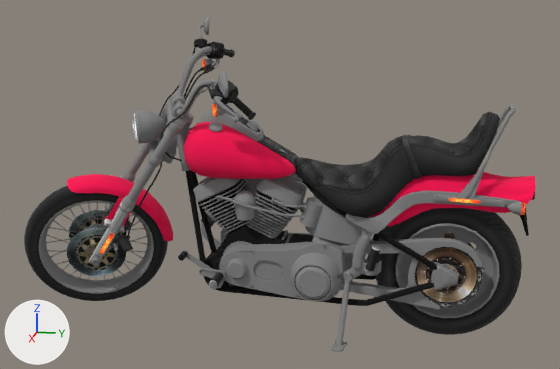
The glTF model assets/260/hd72.glb as it was, and as the next commit left it.
Both versions are drawn from a camera (50 mm lens) standing at (3.23, 0.71, 1.46) and looking at (0.0, 0.06, 0.65). Lighting does not change. The marker at lower left points along +X, +Y and +Z. The first picture is the older version. Where no turn or scale is listed for an object, it has been applied to the vertices. Vertices at exactly the same position are counted once.

Script lines for the objects in view, before the commit:
```python
me_body = bpy.data.meshes.new('body')
me_body.from_pydata(...)  # 22008 vertices, 40909 faces; spans x -0.4..0.4, y -1.13..1.13, z -0.68..0.68
# faces by material slot: [29547, 9682, 1680]
me_body.materials.append(mat_nc_opaque)
me_body.materials.append(mat_nc_opaque_001)
me_body.materials.append(mat_nc_opaque_002)
me_wheel_f = bpy.data.meshes.new('wheel_F')
me_wheel_f.from_pydata(...)  # 3251 vertices, 5776 faces; spans x -0.169..0.169, y -0.286..0.286, z -0.289..0.289
# faces by material slot: [3660, 1896, 220]
me_wheel_f.materials.append(mat_nc_opaque)
me_wheel_f.materials.append(mat_nc_opaque_001)
me_wheel_f.materials.append(mat_nc_opaque_002)
me_wheel_r = bpy.data.meshes.new('wheel_R')
me_wheel_r.from_pydata(...)  # 2889 vertices, 5041 faces; spans x -0.185..0.185, y -0.321..0.321, z -0.332..0.332
# faces by material slot: [4157, 520, 364]
me_wheel_r.materials.append(mat_nc_opaque)
me_wheel_r.materials.append(mat_nc_opaque_001)
me_wheel_r.materials.append(mat_nc_opaque_002)
ob_body = bpy.data.objects.new('body', me_body)
ob_body.location = (0.0, 0.0, 0.676)
ob_wheel_f = bpy.data.objects.new('wheel_F', me_wheel_f)
ob_wheel_f.location = (-0.026, -0.792, 0.343)
ob_wheel_r = bpy.data.objects.new('wheel_R', me_wheel_r)
ob_wheel_r.location = (-0.023, 0.688, 0.335)
# also in view: 'wheel_F_fix' at (0.0, -0.41, 0.81)
```
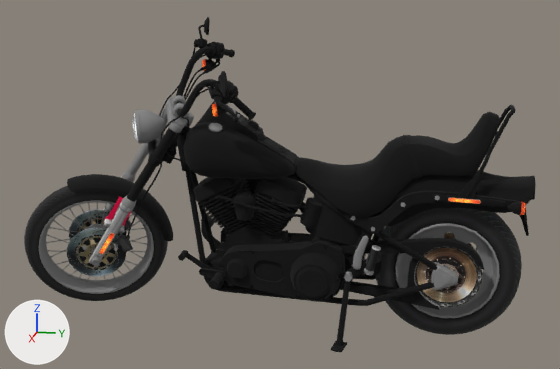
What the commit changed:
me_body has 22008 vertices, 40909 faces and spans x -0.4..0.4, y -1.13..1.13, z -0.68..0.68.
me_body is used by ob_body; location (0.0, 0.0, 0.676).
me_body part 1: 28777 faces centred in x -0.4..0.4, y -0.58..1.13, z -0.67..0.68 are repainted in the vertex colours; the middle colour goes from black #000000 to cyan #7cffff.
me_body part 2: 7068 faces centred in x -0.33..0.25, y -0.89..1.12, z -0.51..0.58 are repainted in the vertex colours; the middle colour goes from black #000000 to purple #cb00ff.
me_body part 3: 5064 faces centred in x -0.38..0.28, y -1.13..1.12, z -0.67..0.55 are repainted in the vertex colours; the middle colour goes from black #000000 to red #ff0000.

Where the change shows, as pixel boxes (x1, y1, x2, y2) in the pictures (560 x 369 px):
part 1 of me_body, recoloured (darker): (127, 17, 535, 352) in both
part 2 of me_body, recoloured: (67, 39, 536, 289) in both
part 3 of me_body, recoloured: (64, 47, 500, 300) in both
